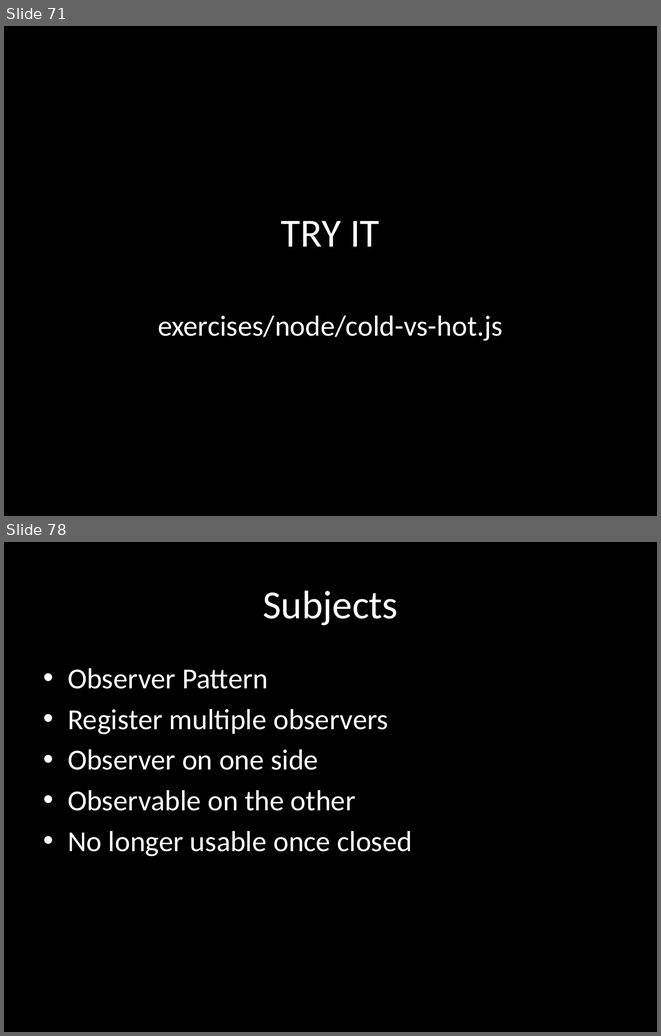
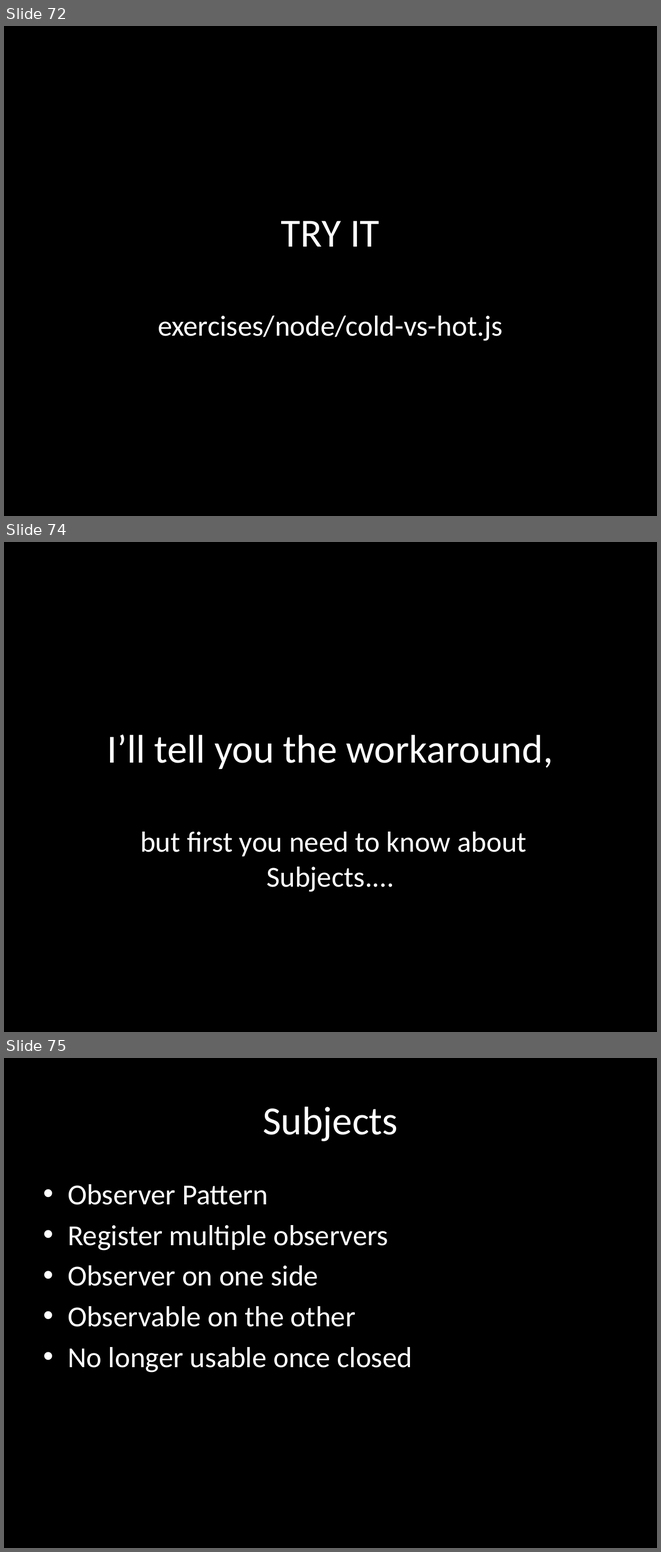
Before and after one commit to benlesh/rxjs-workshop-angular, a slide deck: rxjs-workshop.pptx. Shown one above the other, each under a label of ours: slides 71 and 78 before the commit, slides 72, 74 and 75 after it; the slides between them are not shown. The pictures are 661x1036 and 661x1552 pixels, drawn with LibreOffice and Linux fonts; fonts in the diff are those of the drawing. Boxes give left, top, right and bottom in pixels: in the first picture for what was removed or moved away, otherwise in the second. Text is boxed around its words. In the diff, an @@ line names an element or a change of style, - is before the commit and + after.

Commit message:
add subject exercies andxercises and operator exercise

```diff
--- a/rxjs-workshop.pptx
+++ b/rxjs-workshop.pptx
@@ slide 74 added at [4, 542, 657, 1032], background #000000 @@
@@ title added at [107, 734, 553, 769], 44 pt, text #FFFFFF @@
+I’ll tell you the workaround,
@@ subtitle added at [140, 831, 527, 892], 32 pt, text #FFFFFF @@
+but first you need to know about Subjects....
@@ what was slide 71 is now slide 72 @@
@@ what was slide 78 is now slide 75 @@
```
Also in this commit, not shown: 3 slides changed, 8 other slides added, 5 slides removed, 17 other files.
